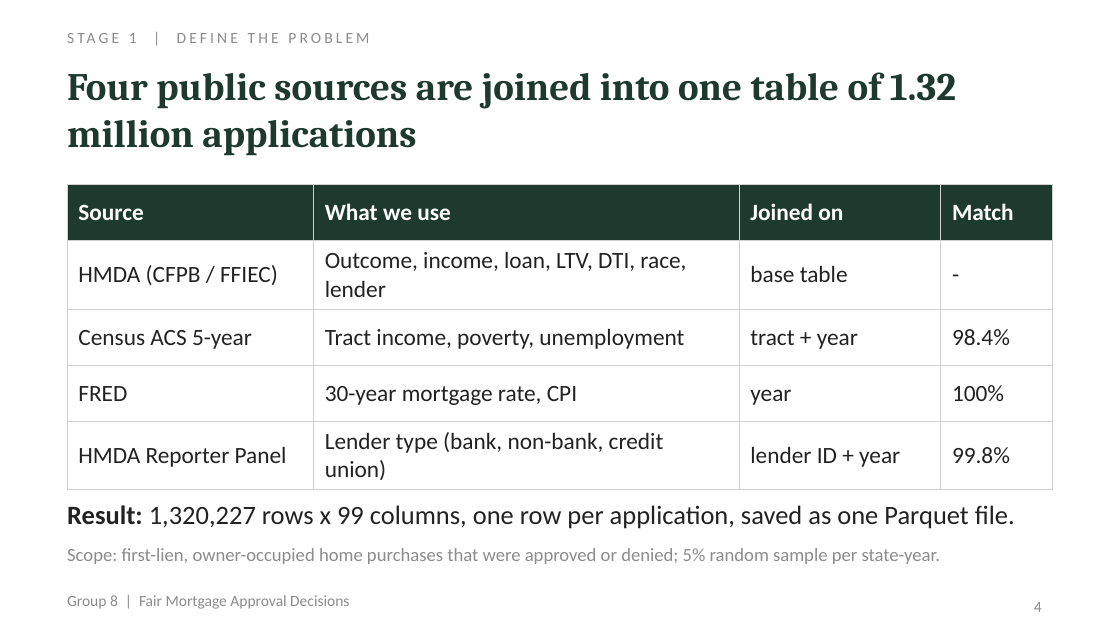
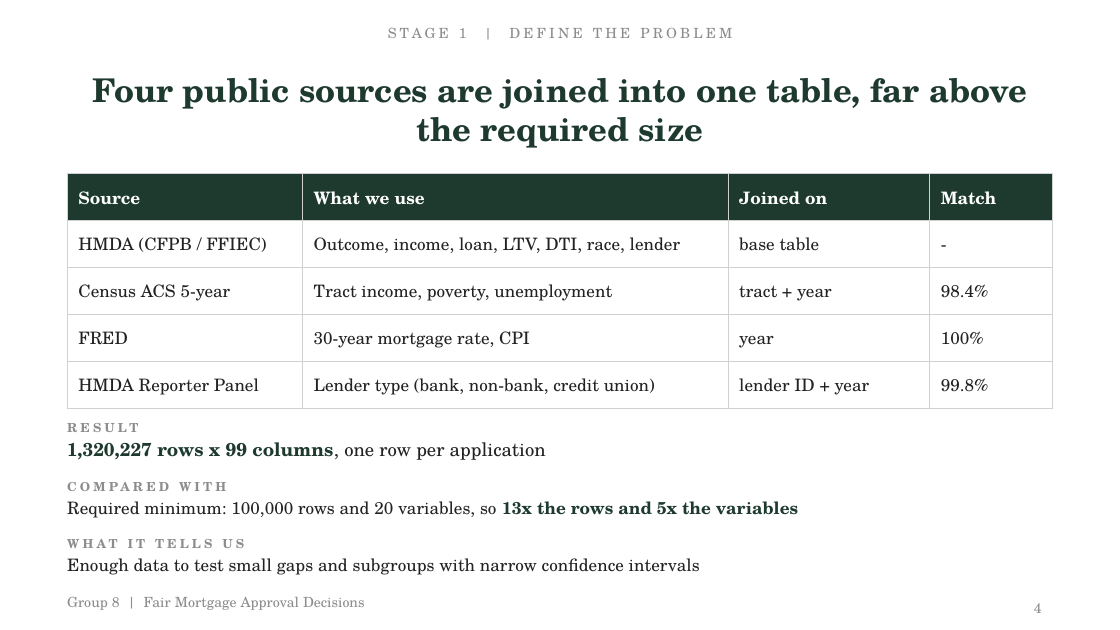
Before and after one commit to Rishhhhub/fair-mortgage-approval, a slide deck: slide 4 of deliverables/Group_8_Fair_Mortgage_Approval_Decisions_Presentation.pptx. Drawn at 1120x630 pixels with LibreOffice and Linux fonts; fonts in the diff are those of the drawing. Boxes give left, top, right and bottom in pixels: in the first picture for what was removed or moved away, otherwise in the second. Text is boxed around its words. In the diff, an @@ line names an element or a change of style, - is before the commit and + after.

```diff
--- a/deliverables/Group_8_Fair_Mortgage_Approval_Decisions_Presentation.pptx
+++ b/deliverables/Group_8_Fair_Mortgage_Approval_Decisions_Presentation.pptx
@@ text "STAGE 1 | DEFINE THE ..." at (x1=388, y1=28, x2=732, y2=38): size 10 to 9 pt, font Calibri to TeX Gyre Schola; alignment left to centre @@
@@ text "Four public sources are joined ..." at (x1=92, y1=78, x2=1027, y2=148): vertical alignment top to middle @@
@@ text at (x1=92, y1=78, x2=1027, y2=148): text changed; size 25 to 21 pt; font Cambria to TeX Gyre Schola @@
-Four public sources are joined into one table of 1.32 million applications
+Four public sources are joined into one table, far above the required size
@@ table at (x1=67, y1=174, x2=1053, y2=399) @@
@@ size 15 to 11 pt, font Calibri to TeX Gyre Schola @@
@@ table resized from (x1=67, y1=185, x2=1053, y2=484) to (x1=67, y1=174, x2=1053, y2=399) @@
@@ text at (x1=67, y1=423, x2=798, y2=575): text changed; size 17 to 11 pt; font Calibri to TeX Gyre Schola @@
-Result: 1,320,227 rows x 99 columns, one row per application, saved as one Parquet file.
+RESULT
+1,320,227 rows x 99 columns, one row per application
+COMPARED WITH
+Required minimum: 100,000 rows and 20 variables, so 13x the rows and 5x the variables
+WHAT IT TELLS US
+Enough data to test small gaps and subgroups with narrow confidence intervals
@@ text removed at (x1=67, y1=548, x2=940, y2=564) @@
-Scope: first-lien, owner-occupied home purchases that were approved or denied; 5% random sample per state-year.
@@ text "Group 8 | Fair Mortgage ..." at (x1=67, y1=597, x2=365, y2=610): size 10 to 9 pt, font Calibri to TeX Gyre Schola @@
@@ page number at (x1=1034, y1=603, x2=1042, y2=613): size 10 to 9 pt, font Calibri to TeX Gyre Schola @@
```
Also in this commit, not shown: 15 other slides changed, 4 other files.
